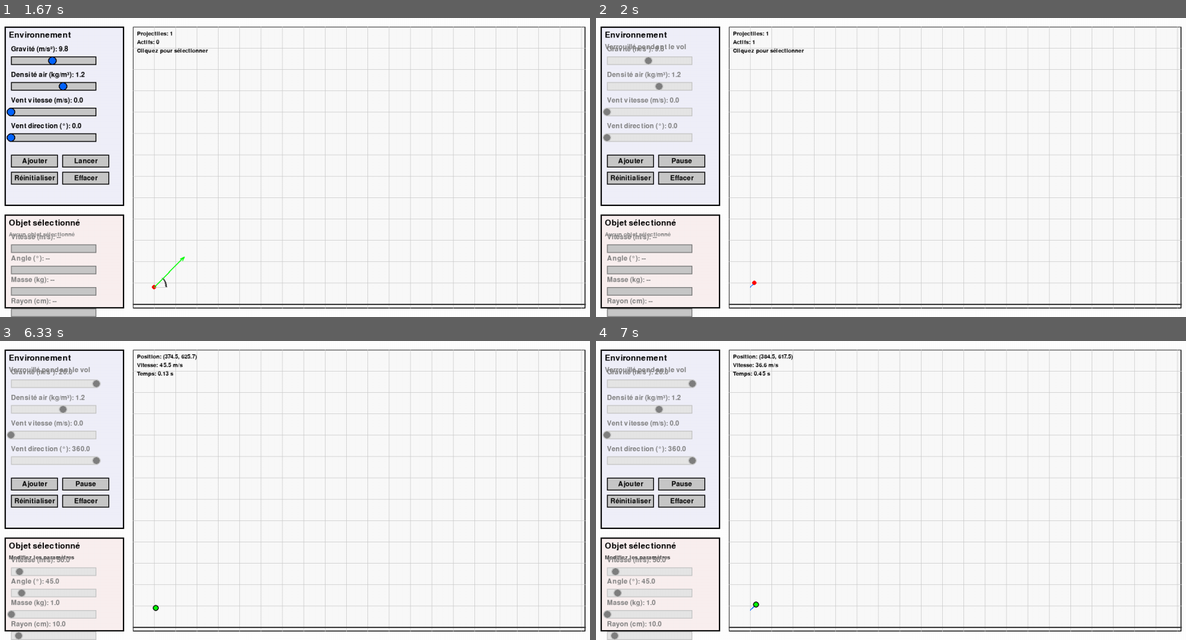
Above: before the commit, frames 1-4 (two rows, left to right).
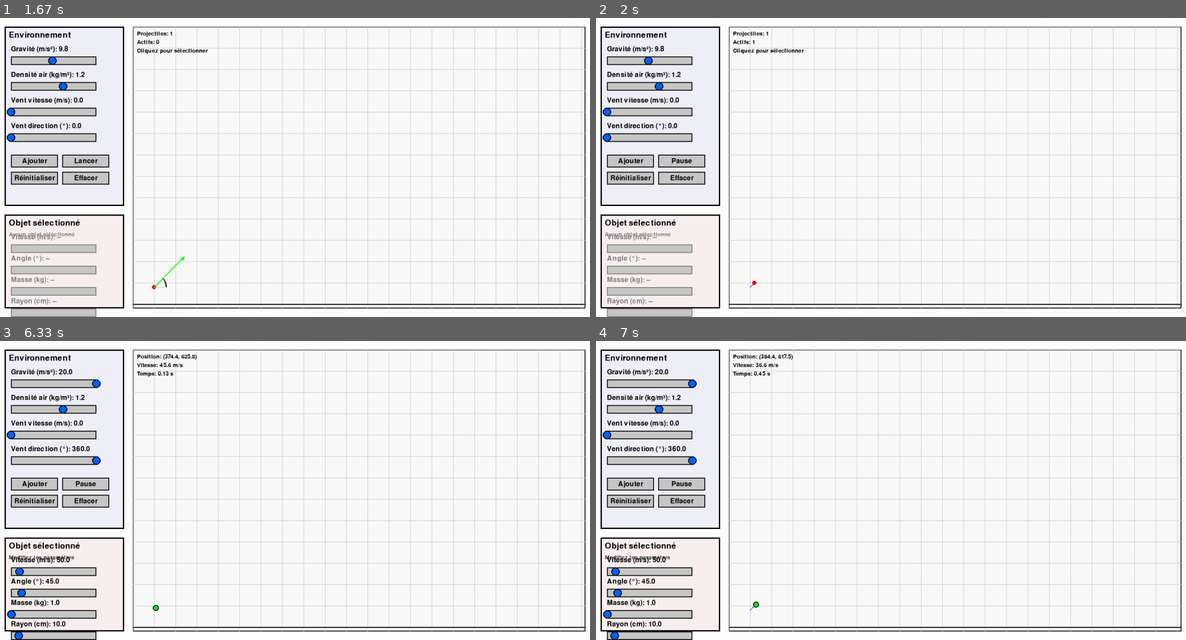
Above: after the commit, the same moments.

Repository: NathanDufils/Projet-Modelisation-Mathematique
Game: pygame game, started from main.py
Two runs of this game, one before a commit and one after it. Both use one fixed random seed, a clock stepped at 60 frames per second and the inputs below.
Inputs (mouse positions are in pixels of both pictures, inside the frame that each line leads up to):
- Up to frame 1 (1.67 s): press the mouse at (300, 185) at 0.37 s; move the mouse to (224, 179) at 0.47 s; release the mouse at (153, 170) at 0.6 s; click "Ajouter" at 0.72 s; press the mouse at (11, 290) at 1.03 s; move the mouse to (129, 233) at 1.13 s; release the mouse at (253, 179) at 1.27 s; click (182, 227) at 1.38 s
- Up to frame 2 (2 s): press the mouse at (684, 161) at 1.7 s; move the mouse to (891, 194) at 1.8 s; release the mouse at (1103, 227) at 1.93 s
- Up to frame 3 (6.33 s): press the mouse at (35, 502) at 2.03 s; move the mouse to (147, 463) at 2.13 s; release the mouse at (259, 424) at 2.27 s; press the mouse at (11, 460) at 3.37 s; move the mouse to (147, 427) at 3.47 s; release the mouse at (289, 394) at 3.6 s; press the mouse at (88, 502) at 3.7 s; move the mouse to (194, 544) at 3.8 s; release the mouse at (300, 586) at 3.93 s; press the mouse at (53, 382) at 4.53 s; move the mouse to (141, 415) at 4.63 s; release the mouse at (230, 448) at 4.77 s; click "Ajouter" at 5.88 s; press the mouse at (88, 484) at 6.2 s; move the mouse to (123, 448) at 6.3 s
- Up to frame 4 (7 s): release the mouse at (755, 415) at 6.43 s; press the mouse at (684, 484) at 6.53 s; move the mouse to (719, 478) at 6.63 s; release the mouse at (755, 475) at 6.77 s; press the mouse at (684, 484) at 6.87 s; move the mouse to (708, 481) at 6.97 s

Frame 1 is identical in both runs. In frame 2, 2.3% of the frame differs, in the area x 1-27%, y 8-90%; in frame 3, 4.5%, in the area x 1-34%, y 4-100%; in frame 4, 4.5%.

Commit message:
refactor: frame by frame simulation

Diff:
--- a/src/physics.py
+++ b/src/physics.py
@@ -1,100 +1,60 @@
 import math
 from src.settings import GRAVITY, AIR_DENSITY, DRAG_COEFFICIENT
 
-def calculate_trajectory_point(x0, y0, v0, angle, t, mass, radius, gravity=GRAVITY, air_density=AIR_DENSITY, wind_speed=0.0, wind_direction=0.0):
+def update_physics_step(x, y, vx, vy, dt, mass, radius, gravity=GRAVITY, air_density=AIR_DENSITY, wind_speed=0.0, wind_direction=0.0):
     """
-    Calcule la position et la vitesse d'un projectile à un temps donné.
-    Utilise l'intégration numérique avec résistance de l'air si radius > 0.
-
-    La force de traînée est calculée avec: F_drag = 0.5 * ρ * C_d * A * v_rel²
-    où ρ = densité de l'air, C_d = coefficient de traînée, A = surface frontale,
-    et v_rel est la vitesse relative du projectile par rapport à l'air (incluant le vent)
+    Calcule la nouvelle position et vitesse après un pas de temps dt.
+    Utilise l'intégration d'Euler semi-implicite.
 
     Args:
-        x0, y0: Position initiale
-        v0: Vitesse initiale
-        angle: Angle de lancement (radians)
-        t: Temps écoulé
+        x, y: Position actuelle
+        vx, vy: Vitesse actuelle
+        dt: Pas de temps
         mass: Masse du projectile
-        radius: Rayon du projectile
-        gravity: Accélération de la pesanteur (défaut: GRAVITY)
-        air_density: Densité de l'air (défaut: AIR_DENSITY)
-        wind_speed: Vitesse du vent en m/s (défaut: 0.0)
-        wind_direction: Direction du vent en degrés, 0°=droite, 90°=haut, 180°=gauche, 270°=bas (défaut: 0.0)
+        radius: Rayon du projectile (si 0, pas de traînée)
+        gravity: Accélération de la pesanteur
+        air_density: Densité de l'air
+        wind_speed: Vitesse du vent
+        wind_direction: Direction du vent
     """
-    if radius == 0:
-        # Trajectoire parabolique simple sans résistance de l'air
-        x = x0 + v0 * math.cos(angle) * t
-        y = y0 - v0 * math.sin(angle) * t + 0.5 * gravity * t**2
+    # Forces initiales (gravité)
+    fx = 0
+    fy = mass * gravity
 
-        vx = v0 * math.cos(angle)
-        vy = -v0 * math.sin(angle) + gravity * t
-
-        return x, y, vx, vy
-    else:
-        # Intégration numérique avec résistance de l'air
-        dt = 0.01  # Pas de temps pour l'intégration
-        x, y = x0, y0
-        vx = v0 * math.cos(angle)
-        vy = -v0 * math.sin(angle)
-
+    # Ajout de la traînée de l'air si applicable
+    if radius > 0 and air_density > 0:
         # Calcul des composantes du vent
-        # Direction: 0° = droite (+x), 90° = haut (-y), 180° = gauche (-x), 270° = bas (+y)
         wind_angle_rad = math.radians(wind_direction)
         vx_wind = wind_speed * math.cos(wind_angle_rad)
-        vy_wind = -wind_speed * math.sin(wind_angle_rad)  # Négatif car y augmente vers le bas
+        vy_wind = -wind_speed * math.sin(wind_angle_rad)
 
-        # Calcul de la surface frontale (aire d'un cercle)
-        cross_section_area = math.pi * radius**2
+        # Vitesse relative par rapport à l'air
+        vx_rel = vx - vx_wind
+        vy_rel = vy - vy_wind
+        v_rel_sq = vx_rel**2 + vy_rel**2
+        v_rel = math.sqrt(v_rel_sq)
 
-        # Constante de traînée: k = 0.5 * ρ * C_d * A
-        drag_constant = 0.5 * air_density * DRAG_COEFFICIENT * cross_section_area
+        if v_rel > 0:
+            area = math.pi * radius**2
+            drag_force = 0.5 * air_density * DRAG_COEFFICIENT * area * v_rel_sq
 
-        current_time = 0
-        max_speed = 10000  # Vitesse maximale pour éviter les overflow (10 km/s)
+            # La traînée s'oppose à la vitesse relative
+            fx -= drag_force * (vx_rel / v_rel)
+            fy -= drag_force * (vy_rel / v_rel)
 
-        while current_time < t:
-            # Limiter les vitesses pour éviter les overflow
-            vx = max(-max_speed, min(max_speed, vx))
-            vy = max(-max_speed, min(max_speed, vy))
+    # Accélération (F = ma => a = F/m)
+    ax = fx / mass
+    ay = fy / mass
 
-            # Calculer la vitesse relative du projectile par rapport à l'air
-            vx_rel = vx - vx_wind
-            vy_rel = vy - vy_wind
+    # Intégration (Euler semi-implicite: v_new = v + a*dt, x_new = x + v_new*dt)
+    # Plus stable que Euler explicite pour les systèmes conservatifs
+    new_vx = vx + ax * dt
+    new_vy = vy + ay * dt
 
-            # Calculer la vitesse relative avec protection contre overflow
-            speed_sq = vx_rel**2 + vy_rel**2
-            if speed_sq > max_speed**2:
-                # Si la vitesse dépasse la limite, on arrête l'intégration
-                break
-            speed_rel = math.sqrt(speed_sq)
+    new_x = x + new_vx * dt
+    new_y = y + new_vy * dt
 
-            if speed_rel > 0:
-                # Force de traînée basée sur la vitesse relative
-                drag_force = drag_constant * speed_rel**2
-                # Accélération due à la traînée (F = ma, donc a = F/m)
-                # La traînée s'oppose à la vitesse relative
-                drag_ax = -drag_force * (vx_rel / speed_rel) / mass
-                drag_ay = -drag_force * (vy_rel / speed_rel) / mass
-
-                # Limiter l'accélération pour éviter l'instabilité numérique
-                max_accel = 1000  # m/s² maximum
-                drag_ax = max(-max_accel, min(max_accel, drag_ax))
-                drag_ay = max(-max_accel, min(max_accel, drag_ay))
-            else:
-                drag_ax = drag_ay = 0
-
-            # Mettre à jour les vitesses (avec gravité et traînée)
-            vx += drag_ax * dt
-            vy += (gravity + drag_ay) * dt
-
-            # Mettre à jour les positions
-            x += vx * dt
-            y += vy * dt
-
-            current_time += dt
-
-        return x, y, vx, vy
+    return new_x, new_y, new_vx, new_vy
 
 def calculate_range(v0, angle, height=0):
     """Calcule la portée théorique d'un projectile."""
--- a/src/projectile.py
+++ b/src/projectile.py
@@ -1,7 +1,7 @@
 import pygame
 import math
 from src.settings import *
-from src.physics import calculate_trajectory_point
+from src.physics import update_physics_step
 
 class Projectile:
     def __init__(self, x0, y0, v0=50, angle=45, mass=1.0, radius=0.1, color=RED):
@@ -58,9 +58,9 @@
         self.time += dt
 
         try:
-            new_x, new_y, new_vx, new_vy = calculate_trajectory_point(
-                self.x0, self.y0, self.v0, self.angle,
-                self.time, self.mass, self.radius,
+            new_x, new_y, new_vx, new_vy = update_physics_step(
+                self.x, self.y, self.vx, self.vy,
+                dt, self.mass, self.radius,
                 gravity, air_density, wind_speed, wind_direction
             )
 
@@ -109,17 +109,20 @@
             self.trajectory = [(x, y)]
 
     def set_parameters(self, v0=None, angle=None, mass=None, radius=None):
-        """Modifie les paramètres du projectile (seulement si pas lancé)."""
+        """Modifie les paramètres du projectile."""
+        # Paramètres modifiables à tout moment (dynamiques)
+        if mass is not None:
+            self.mass = mass
+        if radius is not None:
+            self.radius = radius
+
+        # Paramètres modifiables seulement si pas lancé (conditions initiales)
         if not self.launched:
             if v0 is not None:
                 self.v0 = v0
             if angle is not None:
                 self.angle_degrees = angle
                 self.angle = math.radians(angle)
-            if mass is not None:
-                self.mass = mass
-            if radius is not None:
-                self.radius = radius
 
             # Recalculer les vitesses initiales
             self.vx = self.v0 * math.cos(self.angle)
@@ -183,9 +186,14 @@
         end_x = self.x + vel_length * math.cos(self.angle)
         end_y = self.y - vel_length * math.sin(self.angle)
 
-        pygame.draw.line(screen, GREEN,
-                        (int(self.x), int(self.y)),
-                        (int(end_x), int(end_y)), 3)
+        # Clamp coordinates to avoid Pygame overflow
+        def clamp_coord(val):
+            return max(-10000, min(10000, int(val)))
+
+        start_pos = (clamp_coord(self.x), clamp_coord(self.y))
+        end_pos = (clamp_coord(end_x), clamp_coord(end_y))
+
+        pygame.draw.line(screen, GREEN, start_pos, end_pos, 3)
 
         # Pointe de flèche
         arrow_length = 10
@@ -195,5 +203,8 @@
         arrow_x2 = end_x - arrow_length * math.cos(self.angle + arrow_angle)
         arrow_y2 = end_y + arrow_length * math.sin(self.angle + arrow_angle)
 
-        pygame.draw.line(screen, GREEN, (int(end_x), int(end_y)), (int(arrow_x1), int(arrow_y1)), 2)
-        pygame.draw.line(screen, GREEN, (int(end_x), int(end_y)), (int(arrow_x2), int(arrow_y2)), 2)
+        arrow_p1 = (clamp_coord(arrow_x1), clamp_coord(arrow_y1))
+        arrow_p2 = (clamp_coord(arrow_x2), clamp_coord(arrow_y2))
+
+        pygame.draw.line(screen, GREEN, end_pos, arrow_p1, 2)
+        pygame.draw.line(screen, GREEN, end_pos, arrow_p2, 2)
--- a/src/simulation.py
+++ b/src/simulation.py
@@ -166,7 +166,7 @@
 
         # Verrouiller les paramètres si des projectiles sont lancés (même en pause)
         # Cela évite le "téléport" causé par le recalcul de trajectoire avec de nouveaux paramètres
-        self.ui.lock_parameters(any_launched)
+        # self.ui.lock_parameters(any_launched)  # DÉSACTIVÉ pour permettre les changements dynamiques
 
         # Mettre à jour tous les projectiles avec les paramètres d'environnement
         for projectile in self.projectiles:
